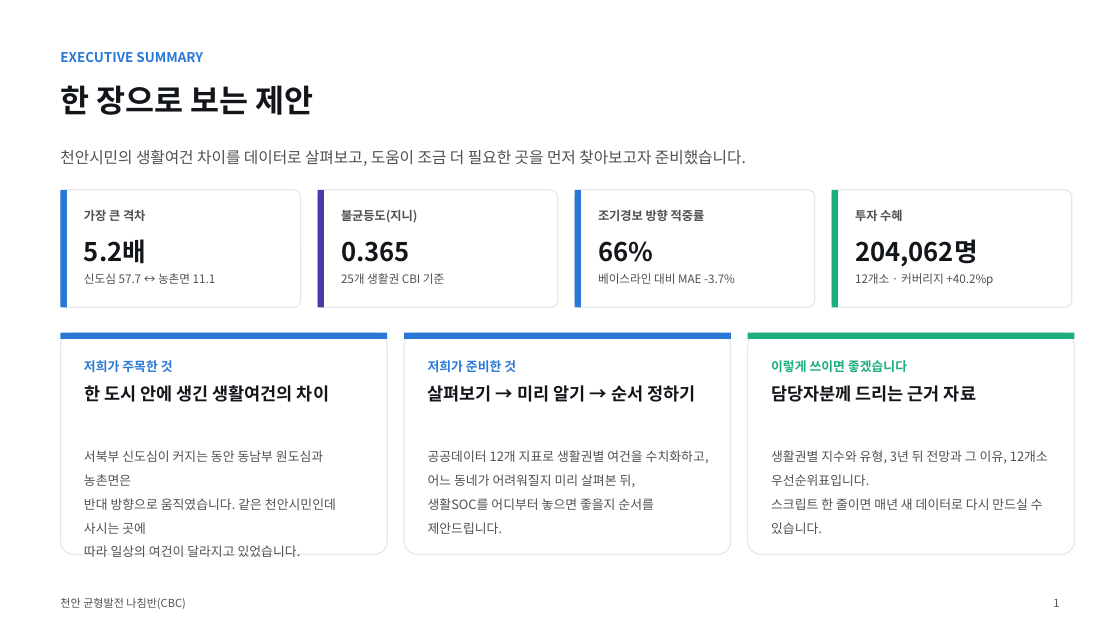
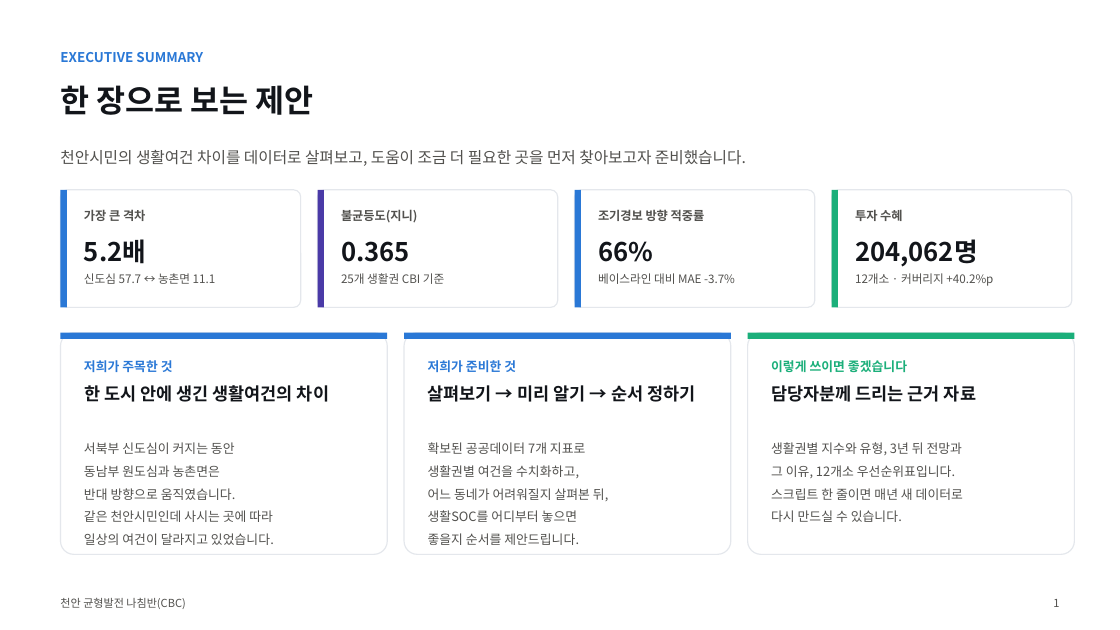
Before and after one commit to BioCode67/2026-AI-, a slide deck: slide 2 of deliverables/기획서_천안균형발전나침반_CBC.pptx. Drawn at 1120x630 pixels with LibreOffice and Linux fonts; fonts in the diff are those of the drawing. Boxes give left, top, right and bottom in pixels: in the first picture for what was removed or moved away, otherwise in the second. Text is boxed around its words. In the diff, an @@ line names an element or a change of style, - is before the commit and + after.

```diff
--- a/deliverables/기획서_천안균형발전나침반_CBC.pptx
+++ b/deliverables/기획서_천안균형발전나침반_CBC.pptx
@@ text at [84, 442, 274, 545]: text changed @@
-서북부 신도심이 커지는 동안 동남부 원도심과 농촌면은
-반대 방향으로 움직였습니다. 같은 천안시민인데 사시는 곳에
-따라 일상의 여건이 달라지고 있었습니다.
+서북부 신도심이 커지는 동안
+동남부 원도심과 농촌면은
+반대 방향으로 움직였습니다.
+같은 천안시민인데 사시는 곳에 따라
+일상의 여건이 달라지고 있었습니다.
@@ text at [428, 442, 609, 545]: text changed @@
-공공데이터 12개 지표로 생활권별 여건을 수치화하고,
-어느 동네가 어려워질지 미리 살펴본 뒤,
-생활SOC를 어디부터 놓으면 좋을지 순서를 제안드립니다.
+확보된 공공데이터 7개 지표로
+생활권별 여건을 수치화하고,
+어느 동네가 어려워질지 살펴본 뒤,
+생활SOC를 어디부터 놓으면
+좋을지 순서를 제안드립니다.
@@ text at [771, 442, 963, 522]: text changed @@
-생활권별 지수와 유형, 3년 뒤 전망과 그 이유, 12개소 우선순위표입니다.
-스크립트 한 줄이면 매년 새 데이터로 다시 만드실 수 있습니다.
+생활권별 지수와 유형, 3년 뒤 전망과
+그 이유, 12개소 우선순위표입니다.
+스크립트 한 줄이면 매년 새 데이터로
+다시 만드실 수 있습니다.
```
Also in this commit, not shown: 3 other slides changed, 9 other files.
